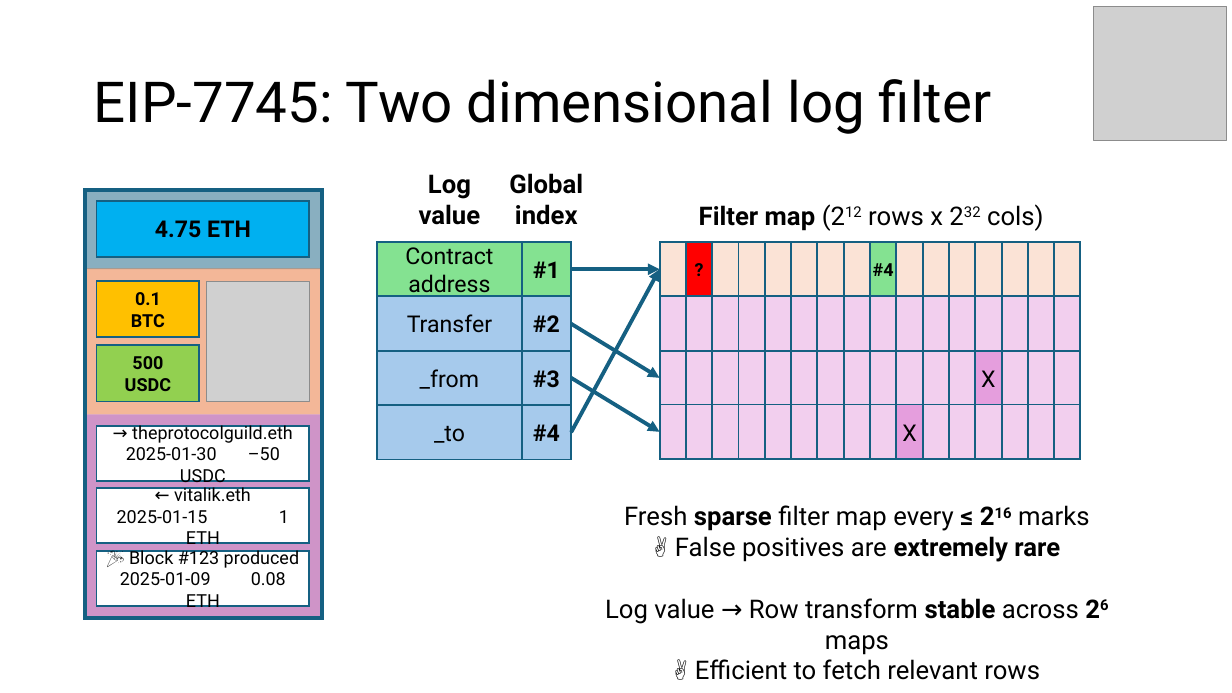
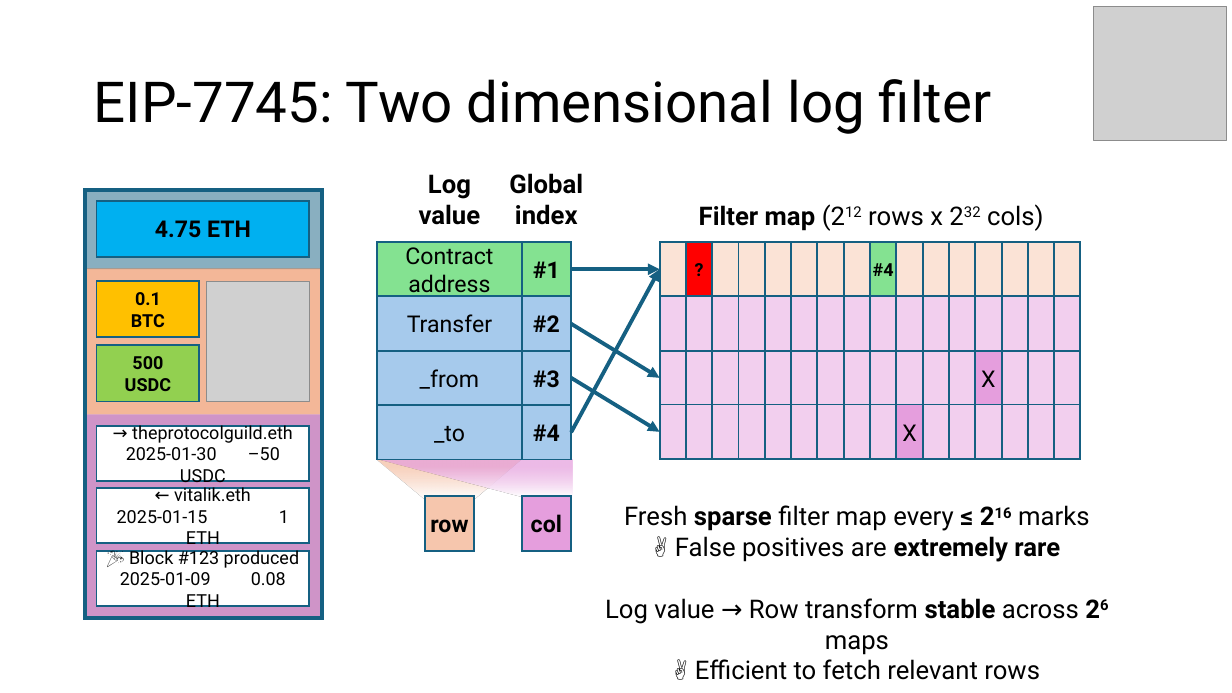
Before and after one commit to etan-status/purified-web3, a slide deck: slide 62 of Slides/2025-EthereumZuri.ch.pptx (slide 60 before the commit). Drawn at 1232x693 pixels with LibreOffice and Linux fonts; fonts in the diff are those of the drawing; grey boxes stand for pictures. Boxes give left, top, right and bottom in pixels: in the first picture for what was removed or moved away, otherwise in the second. Text is boxed around its words. In the diff, an @@ line names an element or a change of style, - is before the commit and + after.

```diff
--- a/Slides/2025-EthereumZuri.ch.pptx
+++ b/Slides/2025-EthereumZuri.ch.pptx
@@ freeform shape added at <box>376,460,521,498</box>, fill gradient #F6C6AD to #FFFFFF @@
@@ freeform shape added at <box>377,459,572,497</box>, fill gradient #E59EDD to #FFFFFF @@
@@ rectangle added at <box>425,496,475,551</box>, fill #F6C6AD, outline #156082 1.5 pt, 18 pt, text #000000, bold @@
+row
@@ rectangle added at <box>521,496,571,551</box>, fill #E59EDD, outline #156082 1.5 pt, 18 pt, text #000000, bold @@
+col
```
Also in this commit, not shown: 17 other slides changed, 2 slides added, 1 slide removed, 1 other file.
